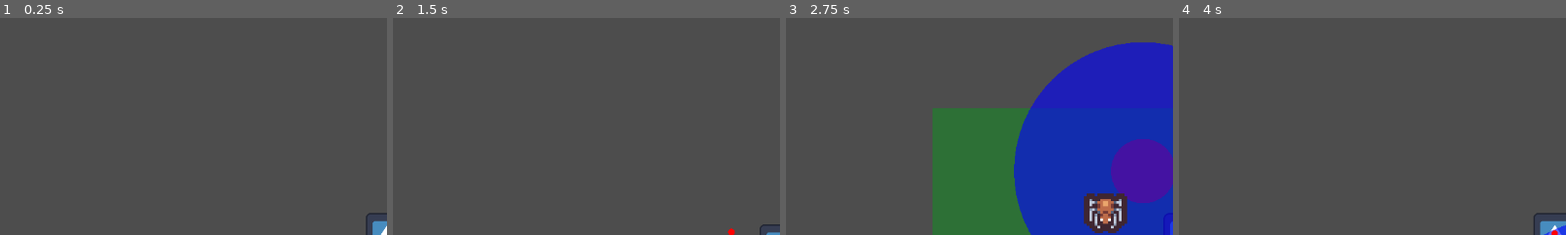
Above: before the commit, frames 1-4 (left to right).
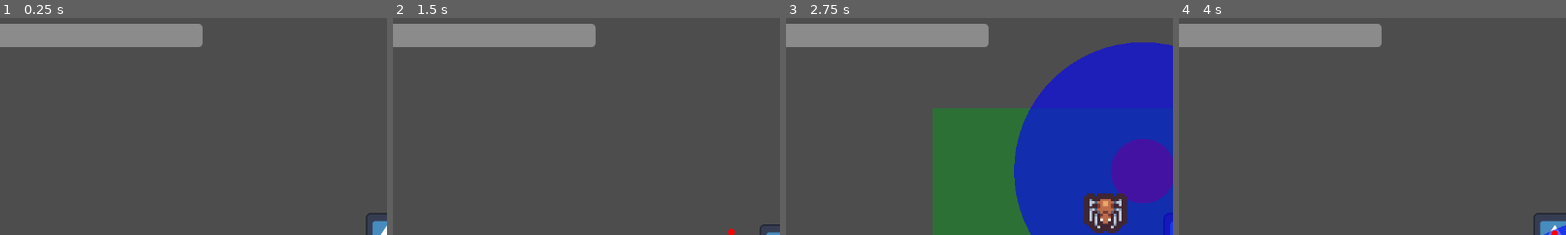
Above: after the commit, the same moments.

Repository: Harsh10k/project-static
Game: Godot game, scene res://scenes/maps/map1.tscn
Two runs of this game, one before a commit and one after it. Both use one fixed random seed, a clock stepped at 60 frames per second and the inputs below. The engine's default icon, where the game draws it, is replaced by a stand-in: a white triangle on a blue panel in a dark square.
Inputs (mouse positions are % of the whole screen's width and height, from its top left):
- Up to frame 1 (0.25 s): no input
- Up to frame 2 (1.5 s): tap Enter at 0.5 s; move the mouse to (72, 45) at 0.52 s; press the mouse at (72, 45) at 0.53 s; hold D (right) 0.53-1.28 s; move the mouse to (30, 55) at 1.27 s; release the mouse at (30, 55) at 1.28 s; hold S (down) from 1.28 s (still down); click (30, 55) at 1.35 s
- Up to frame 3 (2.75 s): move the mouse to (60, 28) at 2.02 s; release S (down) at 2.03 s; press the mouse at (60, 28) at 2.03 s; hold D (right) from 2.03 s (still down)
- Up to frame 4 (4 s): move the mouse to (45, 70) at 2.77 s; release D (right) at 2.78 s; release the mouse at (45, 70) at 2.78 s; hold W (up) 2.78-3.53 s; click (45, 70) at 2.85 s; move the mouse to (80, 65) at 3.52 s; press the mouse at (80, 65) at 3.53 s; hold A (left) from 3.53 s (still down)
The pictures show only the part of the screen within x 0-50%, y 0-50%; the shares and areas given below are measured in that part.

The runs differ from the first frame. In frame 1, 5.6% of the frame differs, in the area x 0-53%, y 2-14%; in frame 2, 5.6%; in frame 3, 5.6%; in frame 4, 5.6%.

Commit message:
added non functioning healthbar

Diff:
--- a/scenes/maps/map1.tscn
+++ b/scenes/maps/map1.tscn
@@ -1,7 +1,8 @@
-[gd_scene load_steps=3 format=3 uid="uid://kiila6mjyue"]
+[gd_scene load_steps=4 format=3 uid="uid://kiila6mjyue"]
 
 [ext_resource type="PackedScene" uid="uid://ccyiy083eaodq" path="res://scenes/entities/player/player.tscn" id="1_8e04j"]
-[ext_resource type="PackedScene" uid="uid://ttmi2u3kncab" path="res://scenes/entities/enemies/crawler.tscn" id="2_plhdw"]
+[ext_resource type="PackedScene" uid="uid://ttmi2u3kncab" path="res://scenes/entities/enemies/crawler/crawler.tscn" id="2_plhdw"]
+[ext_resource type="PackedScene" uid="uid://kq8urssk5jmh" path="res://scenes/ui/hud/hud.tscn" id="3_f488b"]
 
 [node name="Map1" type="Node2D"]
 
@@ -16,3 +17,5 @@
 
 [node name="crawler" parent="." instance=ExtResource("2_plhdw")]
 position = Vector2(313, 93)
+
+[node name="HUD" parent="." instance=ExtResource("3_f488b")]
--- /dev/null
+++ b/scenes/ui/hud/hud.gd
@@ -0,0 +1,5 @@
+extends CanvasLayer
+
+func set_health(current: int, max_health: int) -> void:
+	$Root/HealthBar.max_value = max_health
+	$Root/HealthBar.value = current
--- /dev/null
+++ b/scenes/ui/hud/hud.tscn
@@ -0,0 +1,28 @@
+[gd_scene load_steps=2 format=3 uid="uid://kq8urssk5jmh"]
+
+[ext_resource type="Script" uid="uid://chd2vis31lmlq" path="res://scenes/ui/hud/hud.gd" id="1_bngdn"]
+
+[node name="HUD" type="CanvasLayer"]
+script = ExtResource("1_bngdn")
+
+[node name="Root" type="Control" parent="."]
+layout_mode = 3
+anchors_preset = 15
+anchor_right = 1.0
+anchor_bottom = 1.0
+grow_horizontal = 2
+grow_vertical = 2
+
+[node name="HealthBar" type="ProgressBar" parent="Root"]
+layout_mode = 1
+anchors_preset = -1
+anchor_left = 0.112
+anchor_top = 0.042000003
+anchor_right = 0.112
+anchor_bottom = 0.042000003
+offset_left = -173.024
+offset_top = -17.216002
+offset_right = 171.976
+offset_bottom = 17.783998
+value = 100.0
+show_percentage = false
Not shown, added: scenes/ui/hud/hud.gd.uid
